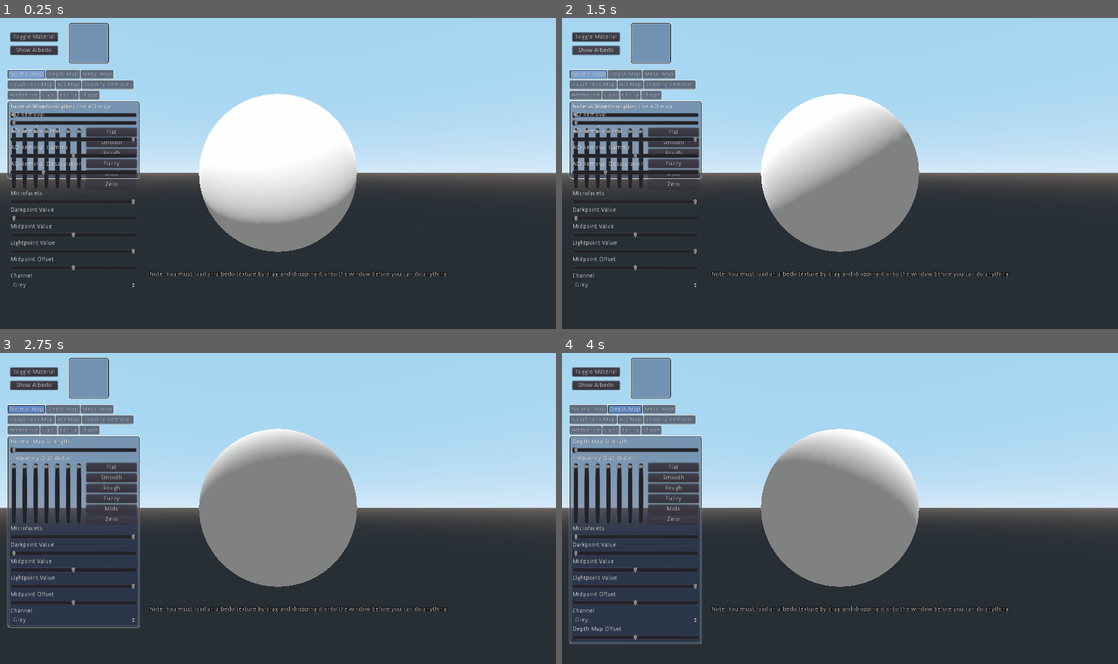
Above: before the commit, frames 1-4 (two rows, left to right).
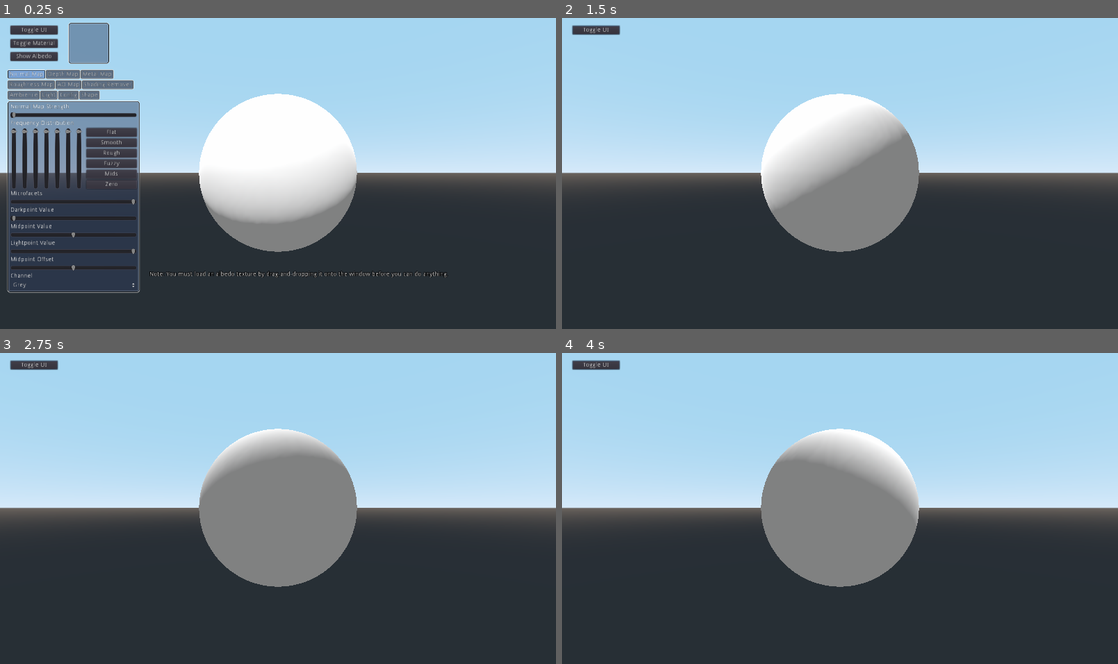
Above: after the commit, the same moments.

Repository: wareya/Material-Basher
Game: Godot game, scene res://Scene.tscn
Two runs of this game, one before a commit and one after it. Both use one fixed random seed, a clock stepped at 60 frames per second and the inputs below. A sky picture missing from this copy of the repository is replaced by a grey-blue gradient.
Inputs (mouse positions are in pixels of both pictures, inside the frame that each line leads up to):
- Up to frame 1 (0.25 s): no input
- Up to frame 2 (1.5 s): click (595, 30) at 0.5 s, where only the run after the commit has a clickable "Toggle UI"; click (595, 49) at 1.25 s, where only the run before the commit has a clickable "Show Albedo"
- Up to frame 3 (2.75 s): click (27, 408) at 2 s, where only the run before the commit has a clickable "Normal Map"
- Up to frame 4 (4 s): click (589, 408) at 2.75 s, where only the run before the commit has a clickable "Normal Map"; click (623, 408) at 3.5 s, where only the run before the commit has a clickable "Depth Map"

The runs differ from the first frame. In frame 1, 2.6% of the frame differs, in the area x 1-26%, y 2-89%; in frame 2, 10%; in frame 3, 11%; in frame 4, 11%, in the area x 1-81%, y 1-94%.

Commit message:
todo list, bugfixes, icon

Diff:
--- a/MaterialBasher.gd
+++ b/MaterialBasher.gd
@@ -31,7 +31,7 @@
 func _ready():
     # TODO: settings for diffuse/specular model etc
     # TODO: normal lighting removal
-    # TODO:
+    # TODO: depth vs height vs displacement setting
 
     $"3D/MeshHolder/Mesh".global_rotation.y += 1.5
 
@@ -98,6 +98,7 @@
 
     $ToggleMat.connect("pressed", self, "toggle_mat")
     $ToggleAlbedo.connect("pressed", self, "show_albedo")
+    $ToggleUI.connect("pressed", self, "toggle_ui")
     get_tree().connect("files_dropped", self, "files_dropped")
 
     $"Tabs/Ambience/ColorPicker".connect("color_changed", self, "color_changed", ["ambient"])
@@ -118,7 +119,6 @@
     $"Tabs/Roughness Map/Button".connect("pressed", self, "start_picking_color", ["roughness", -1])
 
     $Tabs/Shape/Button.connect("pressed", self, "set_mesh", ["sphere"])
-    $Tabs/Shape/Button6.connect("pressed", self, "set_mesh", ["sphere triplanar"])
     $Tabs/Shape/Button2.connect("pressed", self, "set_mesh", ["cube"])
     $Tabs/Shape/Button3.connect("pressed", self, "set_mesh", ["cylinder"])
     $Tabs/Shape/Button4.connect("pressed", self, "set_mesh", ["sideways cylinder"])
@@ -145,15 +145,26 @@
     else:
         $"3D/MeshHolder/Mesh".material_override = mat_3d
 
+var albedo_shown = false
 func show_albedo():
     if albedo_image:
-        if !$TextureRect.visible:
+        if !albedo_shown:
             var texture = ImageTexture.new()
             texture.create_from_image(albedo_image)
             $TextureRect.texture = texture
+            albedo_shown = true
             $TextureRect.visible = true
         else:
+            albedo_shown = false
             $TextureRect.visible = false
+
+func toggle_ui():
+    $Tabs.visible = !$Tabs.visible
+    $PanelContainer.visible = $Tabs.visible
+    $Warnings.visible = $Tabs.visible
+    $ToggleMat.visible = $Tabs.visible
+    $ToggleAlbedo.visible = $Tabs.visible
+    $TextureRect.visible = $Tabs.visible and albedo_shown
 
 func files_dropped(files : PoolStringArray, _screen : int):
     var fname : String = files[0]
@@ -792,11 +803,11 @@
 
     if color_picking == "metal":
         slider.connect("value_changed", self, "metallicity_update")
-        button.connect("pressed", self, "delete_color", [box, "metallicity_update"])
+        button.connect("pressed", self, "delete_color", [box, "metal"])
     elif color_picking == "roughness":
         slider.connect("value_changed", self, "roughness_update")
         slider.add_to_group("RoughnessSliders")
-        button.connect("pressed", self, "delete_color", [box, "roughness_update"])
+        button.connect("pressed", self, "delete_color", [box, "roughness"])
 
     box.add_child(icon)
     box.add_child(label)
@@ -820,11 +831,12 @@
 
 func delete_color(which, type):
     which.queue_free()
-    if type == "metallicity":
+    if type == "metal":
         $"Tabs/Metal Map".remove_child(which)
+        metal_slider_changed(0.0)
     elif type == "roughness":
         $"Tabs/Roughness Map".remove_child(which)
-    metal_slider_changed(0.0)
+        roughness_slider_changed(0.0)
 
 func cancel_picking_color():
     color_picking = ""
@@ -892,18 +904,17 @@
         mesh = CubeMesh.new()
         $"3D/MeshHolder/Mesh".scale *= 0.7
     elif which == "cylinder":
-        mesh = CylinderMesh.new()
-        mesh.radial_segments = 256
-        mesh.rings = 0
+        mesh = preload("res://cylinder_good_uvs.obj")
         $"3D/MeshHolder/Mesh".scale *= 0.7
         set_uv_scale(Vector3(1, 1, 1))
     elif which == "sideways cylinder":
-        mesh = CylinderMesh.new()
-        mesh.radial_segments = 256
-        mesh.rings = 0
+        #mesh = CylinderMesh.new()
+        #mesh.radial_segments = 256
+        #mesh.rings = 0
+        mesh = preload("res://cylinder_good_uvs.obj")
         $"3D/MeshHolder/Mesh".scale *= 0.7
+        set_uv_scale(Vector3(1, 1, 1))
         $"3D/MeshHolder/Mesh".rotation_degrees.x = 90
-        set_uv_scale(Vector3(1, 1, 1))
     elif which == "plane":
         mesh = CubeMesh.new()
         mesh.size.z = 0
--- a/Scene.tscn
+++ b/Scene.tscn
@@ -945,6 +945,7 @@
 value = 100.0
 
 [node name="Shading Remover" type="VBoxContainer" parent="Tabs"]
+visible = false
 margin_left = 8.0
 margin_top = 40.0
 margin_right = 48.0
@@ -1292,12 +1293,6 @@
 size_flags_horizontal = 3
 text = "Sphere"
 
-[node name="Button6" type="Button" parent="Tabs/Shape"]
-margin_right = 126.0
-margin_bottom = 20.0
-size_flags_horizontal = 3
-text = "Sphere (Triplanar)"
-
 [node name="Button2" type="Button" parent="Tabs/Shape"]
 margin_top = 24.0
 margin_right = 126.0
@@ -1336,7 +1331,7 @@
 [node name="Label" type="Label" parent="Tabs/Shape"]
 margin_right = 40.0
 margin_bottom = 14.0
-text = "Or, drag and drop a wavefrom obj file."
+text = "Or, drag and drop a wavefront obj file."
 
 [node name="Panel" type="PanelContainer" parent="."]
 visible = false
@@ -1354,20 +1349,28 @@
 margin_bottom = 373.0
 expand = true
 
+[node name="ToggleUI" type="Button" parent="."]
+show_behind_parent = true
+margin_left = 24.0
+margin_top = 21.0
+margin_right = 133.0
+margin_bottom = 41.0
+text = "Toggle UI"
+
 [node name="ToggleMat" type="Button" parent="."]
 show_behind_parent = true
 margin_left = 24.0
-margin_top = 37.0
+margin_top = 52.0
 margin_right = 133.0
-margin_bottom = 57.0
+margin_bottom = 72.0
 text = "Toggle Material"
 
 [node name="ToggleAlbedo" type="Button" parent="."]
 show_behind_parent = true
 margin_left = 24.0
-margin_top = 68.0
+margin_top = 82.0
 margin_right = 133.0
-margin_bottom = 88.0
+margin_bottom = 102.0
 text = "Show Albedo"
 
 [node name="Warnings" type="Label" parent="."]
Not shown, added: cylinder_good_uvs.obj
Not shown, added: cylinder_good_uvs.obj.import
Binary file added: icon.ico
Binary file changed: icon.png
